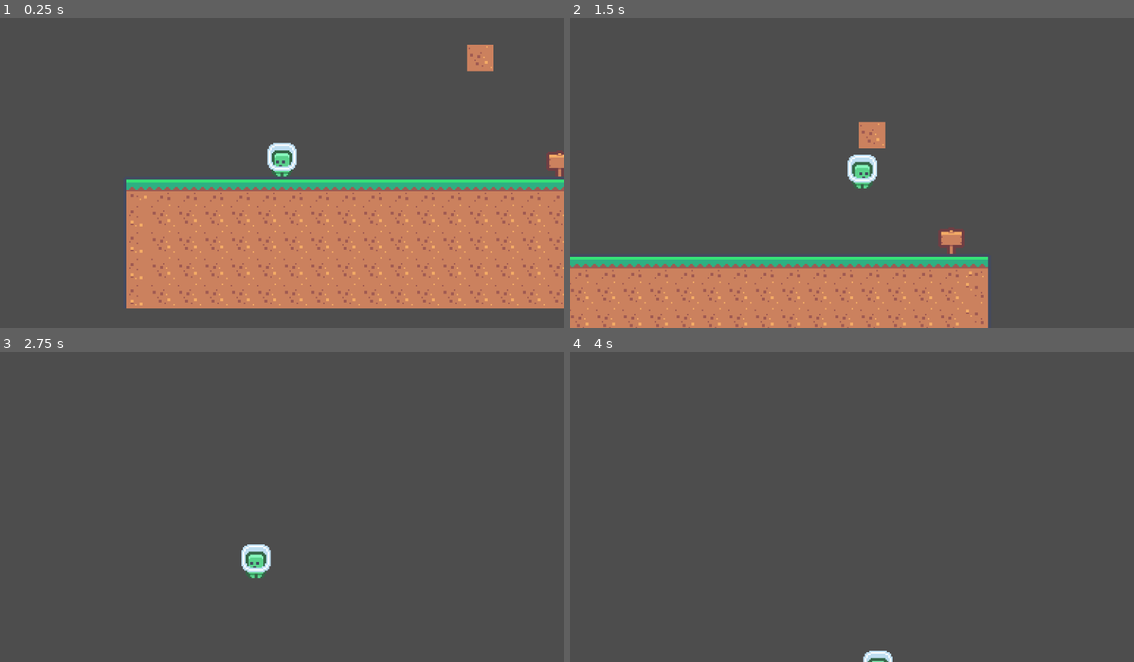
Above: before the commit, frames 1-4 (two rows, left to right).
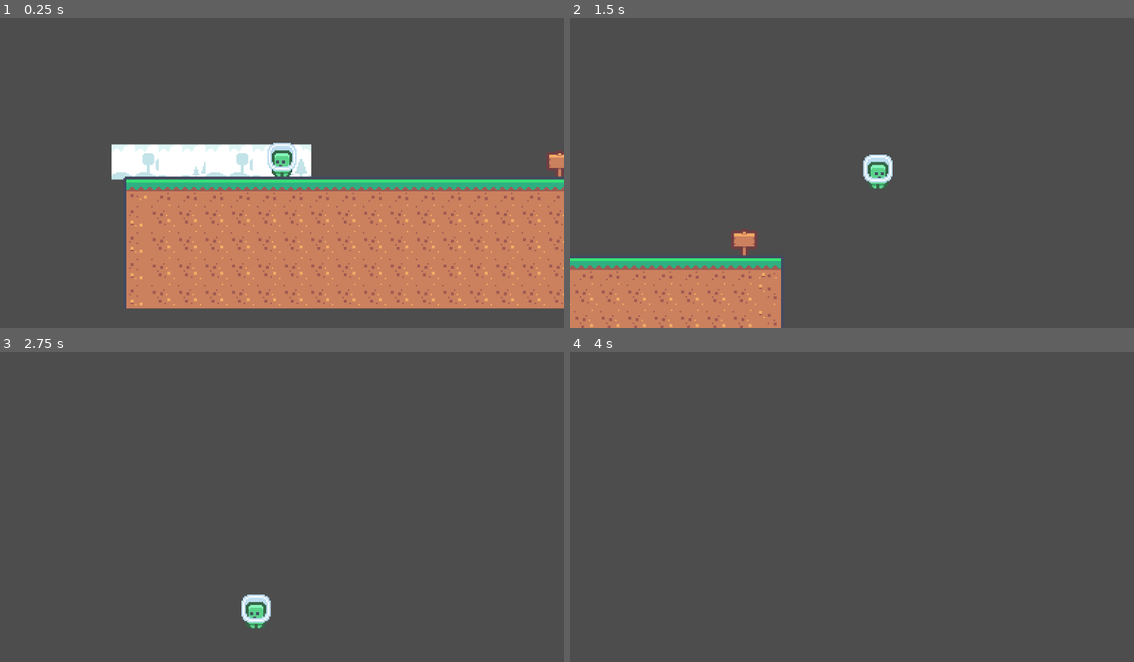
Above: after the commit, the same moments.

Repository: DogWizardStudios/Brackeys2DPractice
Game: Godot game, scene res://scenes/game.tscn
Two runs of this game, one before a commit and one after it. Both use one fixed random seed, a clock stepped at 60 frames per second and the inputs below.
Inputs:
- Up to frame 1 (0.25 s): no input
- Up to frame 2 (1.5 s): hold D (move_right) from 0.53 s (still down); tap Space (jump) at 0.77 s
- Up to frame 3 (2.75 s): tap Space (jump) at 1.52 s; release D (move_right) at 2.03 s; hold A (move_left) from 2.03 s (still down)
- Up to frame 4 (4 s): release A (move_left) at 2.78 s; hold D (move_right) from 2.78 s (still down); tap Space (jump) at 3.02, 3.77 s

The runs differ from the first frame. In frame 1, 3.7% of the frame differs, in the area x 19-88%, y 8-53%; in frame 2, 12%, in the area x 0-75%, y 33-100%; in frame 3, 1.0%; in frame 4, 0.2%.

Commit message:
Update tilemap collision

Diff:
--- a/scenes/game.tscn
+++ b/scenes/game.tscn
@@ -1,6 +1,7 @@
-[gd_scene load_steps=5 format=4 uid="uid://eiprng0a2nug"]
+[gd_scene load_steps=8 format=4 uid="uid://eiprng0a2nug"]
 
 [ext_resource type="PackedScene" uid="uid://dynj28ret4dk0" path="res://scenes/player.tscn" id="1_uwrxv"]
+[ext_resource type="Texture2D" uid="uid://cgf60bslvmn7i" path="res://assets/tilemap-backgrounds.png" id="2_lnu2h"]
 [ext_resource type="Texture2D" uid="uid://bst6doqts5b0l" path="res://assets/tilemap.png" id="2_yqjtg"]
 
 [sub_resource type="TileSetAtlasSource" id="TileSetAtlasSource_lnu2h"]
@@ -38,9 +39,13 @@
 15:0/0 = 0
 15:0/0/physics_layer_0/polygon_0/points = PackedVector2Array(-9, -9, 9, -9, 9, 9, -9, 9)
 16:0/0 = 0
+16:0/0/physics_layer_0/polygon_0/points = PackedVector2Array(-9, -9, 9, -9, 9, 9, -9, 9)
 17:0/0 = 0
+17:0/0/physics_layer_0/polygon_0/points = PackedVector2Array(-9, -9, 9, -9, 9, 9, -9, 9)
 18:0/0 = 0
+18:0/0/physics_layer_0/polygon_0/points = PackedVector2Array(-9, -9, 9, -9, 9, 9, -9, 9)
 19:0/0 = 0
+19:0/0/physics_layer_0/polygon_0/points = PackedVector2Array(-9, -9, 9, -9, 9, 9, -9, 9)
 0:1/0 = 0
 0:1/0/physics_layer_0/polygon_0/points = PackedVector2Array(-9, -9, 9, -9, 9, 9, -9, 9)
 1:1/0 = 0
@@ -69,9 +74,13 @@
 14:1/0 = 0
 15:1/0 = 0
 16:1/0 = 0
+16:1/0/physics_layer_0/polygon_0/points = PackedVector2Array(-9, -9, 9, -9, 9, 9, -9, 9)
 17:1/0 = 0
+17:1/0/physics_layer_0/polygon_0/points = PackedVector2Array(-9, -9, 9, -9, 9, 9, -9, 9)
 18:1/0 = 0
+18:1/0/physics_layer_0/polygon_0/points = PackedVector2Array(-9, -9, 9, -9, 9, 9, -9, 9)
 19:1/0 = 0
+19:1/0/physics_layer_0/polygon_0/points = PackedVector2Array(-9, -9, 9, -9, 9, 9, -9, 9)
 0:2/0 = 0
 0:2/0/physics_layer_0/polygon_0/points = PackedVector2Array(-9, -9, 9, -9, 9, 9, -9, 9)
 1:2/0 = 0
@@ -97,9 +106,13 @@
 14:2/0 = 0
 15:2/0 = 0
 16:2/0 = 0
+16:2/0/physics_layer_0/polygon_0/points = PackedVector2Array(-9, -9, 9, -9, 9, 9, -9, 9)
 17:2/0 = 0
+17:2/0/physics_layer_0/polygon_0/points = PackedVector2Array(-9, -9, 9, -9, 9, 9, -9, 9)
 18:2/0 = 0
+18:2/0/physics_layer_0/polygon_0/points = PackedVector2Array(-9, -9, 9, -9, 9, 9, -9, 9)
 19:2/0 = 0
+19:2/0/physics_layer_0/polygon_0/points = PackedVector2Array(-9, -9, 9, -9, 9, 9, -9, 9)
 0:3/0 = 0
 0:3/0/physics_layer_0/polygon_0/points = PackedVector2Array(-9, -9, 9, -9, 9, 9, -9, 9)
 1:3/0 = 0
@@ -121,9 +134,13 @@
 14:3/0 = 0
 15:3/0 = 0
 16:3/0 = 0
+16:3/0/physics_layer_0/polygon_0/points = PackedVector2Array(-9, -9, 9, -9, 9, 9, -9, 9)
 17:3/0 = 0
+17:3/0/physics_layer_0/polygon_0/points = PackedVector2Array(-9, -9, 9, -9, 9, 9, -9, 9)
 18:3/0 = 0
+18:3/0/physics_layer_0/polygon_0/points = PackedVector2Array(-9, -9, 9, -9, 9, 9, -9, 9)
 19:3/0 = 0
+19:3/0/physics_layer_0/polygon_0/points = PackedVector2Array(-9, -9, 9, -9, 9, 9, -9, 9)
 0:4/0 = 0
 0:4/0/physics_layer_0/polygon_0/points = PackedVector2Array(-9, -9, 9, -9, 9, 9, -9, 9)
 1:4/0 = 0
@@ -146,6 +163,7 @@
 15:4/0 = 0
 16:4/0 = 0
 17:4/0 = 0
+17:4/0/physics_layer_0/polygon_0/points = PackedVector2Array(-9, -9, 9, -9, 9, 9, -9, 9)
 18:4/0 = 0
 19:4/0 = 0
 0:5/0 = 0
@@ -247,13 +265,75 @@
 physics_layer_0/collision_layer = 1
 sources/1 = SubResource("TileSetAtlasSource_lnu2h")
 
+[sub_resource type="TileSetAtlasSource" id="TileSetAtlasSource_lbhrr"]
+texture = ExtResource("2_lnu2h")
+separation = Vector2i(1, 1)
+texture_region_size = Vector2i(24, 24)
+0:0/0 = 0
+1:0/0 = 0
+2:0/0 = 0
+3:0/0 = 0
+4:0/0 = 0
+5:0/0 = 0
+6:0/0 = 0
+7:0/0 = 0
+8:0/0 = 0
+9:0/0 = 0
+10:0/0 = 0
+11:0/0 = 0
+0:1/0 = 0
+1:1/0 = 0
+2:1/0 = 0
+3:1/0 = 0
+4:1/0 = 0
+5:1/0 = 0
+6:1/0 = 0
+7:1/0 = 0
+8:1/0 = 0
+9:1/0 = 0
+10:1/0 = 0
+11:1/0 = 0
+0:2/0 = 0
+1:2/0 = 0
+2:2/0 = 0
+3:2/0 = 0
+4:2/0 = 0
+5:2/0 = 0
+6:2/0 = 0
+7:2/0 = 0
+8:2/0 = 0
+9:2/0 = 0
+10:2/0 = 0
+11:2/0 = 0
+0:3/0 = 0
+1:3/0 = 0
+2:3/0 = 0
+3:3/0 = 0
+4:3/0 = 0
+5:3/0 = 0
+6:3/0 = 0
+7:3/0 = 0
+8:3/0 = 0
+9:3/0 = 0
+10:3/0 = 0
+11:3/0 = 0
+
+[sub_resource type="TileSet" id="TileSet_iywne"]
+sources/0 = SubResource("TileSetAtlasSource_lbhrr")
+
 [node name="Game" type="Node2D"]
 
-[node name="TileMapLayer" type="TileMapLayer" parent="."]
-tile_map_data = PackedByteArray("AAD+/wEAAQACAAEAAAD//wEAAQA …(1376 unchanged characters)… CAAYAAAD8/wQAAQACAAYAAAD6/wEAAQABAAEAAAAHAPz/AQACAAYAAAAKAAAAAQAGAAQAAAA=")
+[node name="World" type="TileMapLayer" parent="."]
+tile_map_data = PackedByteArray("AAD+/wEAAQACAAEAAAD//wEAAQA …(1376 unchanged characters)… CAAYAAAD8/wQAAQACAAYAAAD6/wEAAQABAAEAAAAKAAAAAQAGAAQAAAA=")
 tile_set = SubResource("TileSet_uwrxv")
 
+[node name="Background" type="TileMapLayer" parent="World"]
+z_index = -1
+tile_map_data = PackedByteArray("AAD5/wAAAAAAAAEAAAD6/wAAAAABAAEAAAD7/wAAAAACAAEAAAD8/wAAAAADAAEAAAD9/wAAAAAAAAEAAAD+/wAAAAABAAEAAAD//wAAAAACAAEAAAAAAAAAAAADAAEAAAA=")
+tile_set = SubResource("TileSet_iywne")
+
 [node name="Player" parent="." instance=ExtResource("1_uwrxv")]
+z_index = 5
 
 [node name="Camera2D" type="Camera2D" parent="Player"]
 zoom = Vector2(3, 3)
